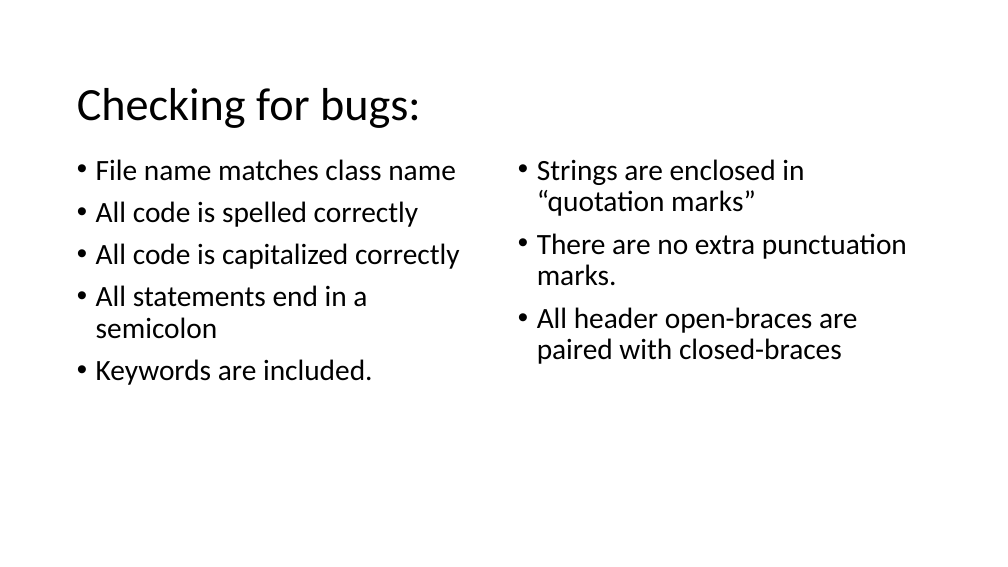
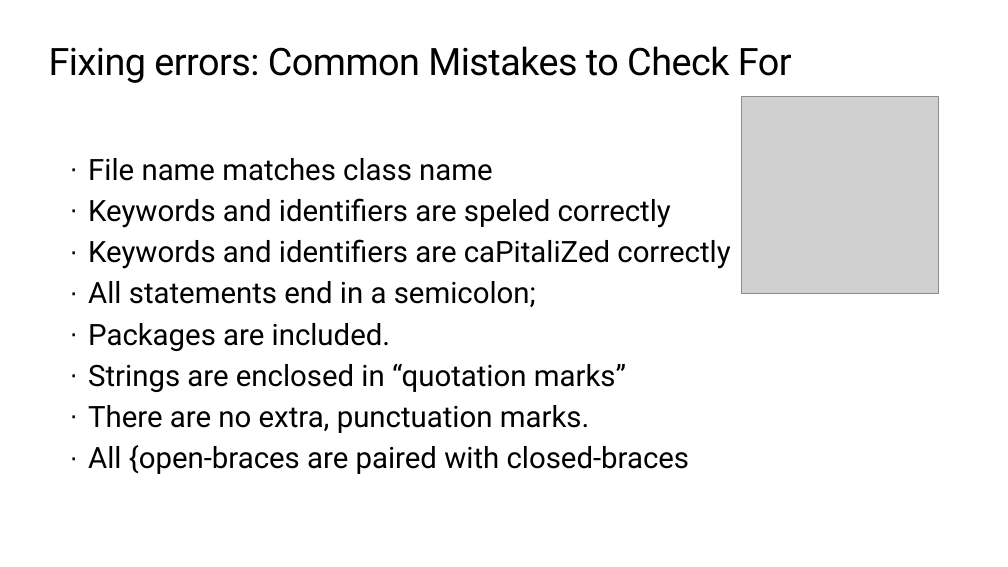
Before and after one commit to TEALSK12/apcsa-public, a slide deck: slide 46 of curriculum/Unit1/Unit1.pptx (slide 35 before the commit). Drawn at 1008x567 pixels with LibreOffice and Linux fonts; fonts in the diff are those of the drawing; grey boxes stand for pictures. Boxes give left, top, right and bottom in pixels: in the first picture for what was removed or moved away, otherwise in the second. Text is boxed around its words. In the diff, an @@ line names an element or a change of style, - is before the commit and + after.

```diff
--- a/curriculum/Unit1/Unit1.pptx
+++ b/curriculum/Unit1/Unit1.pptx
@@ title "Fixing errors: Common Mistakes to ..." at box(49, 46, 792, 83): vertical alignment middle to top @@
@@ title at box(49, 46, 792, 83): text changed; size 44 to 36 pt; font Calibri to Roboto @@
-Checking for bugs:
+Fixing errors: Common Mistakes to Check For
@@ picture added at box(742, 96, 938, 293) @@
@@ text at box(88, 158, 493, 181): font Calibri to Roboto in "File name matches class name"; bullet • to ·; line spacing 0.9 to 1; less space between paragraphs @@
@@ text removed at box(537, 159, 907, 364) @@
-• Strings are enclosed in “quotation marks”
-• There are no extra punctuation marks.
-• All header open-braces are paired with closed-braces
@@ text at box(88, 198, 730, 474): text changed; font Calibri to Roboto @@
-• All code is spelled correctly
-• All code is capitalized correctly
-• All statements end in a semicolon
-• Keywords are included.
+· Keywords and identifiers are speled correctly
+· Keywords and identifiers are caPitaliZed correctly
+· All statements end in a semicolon;
+· Packages are included.
+· Strings are enclosed in “quotation marks”
+· There are no extra, punctuation marks.
+· All {open-braces are paired with closed-braces
```
Also in this commit, not shown: 64 other slides changed, 24 slides added, 13 slides removed.
